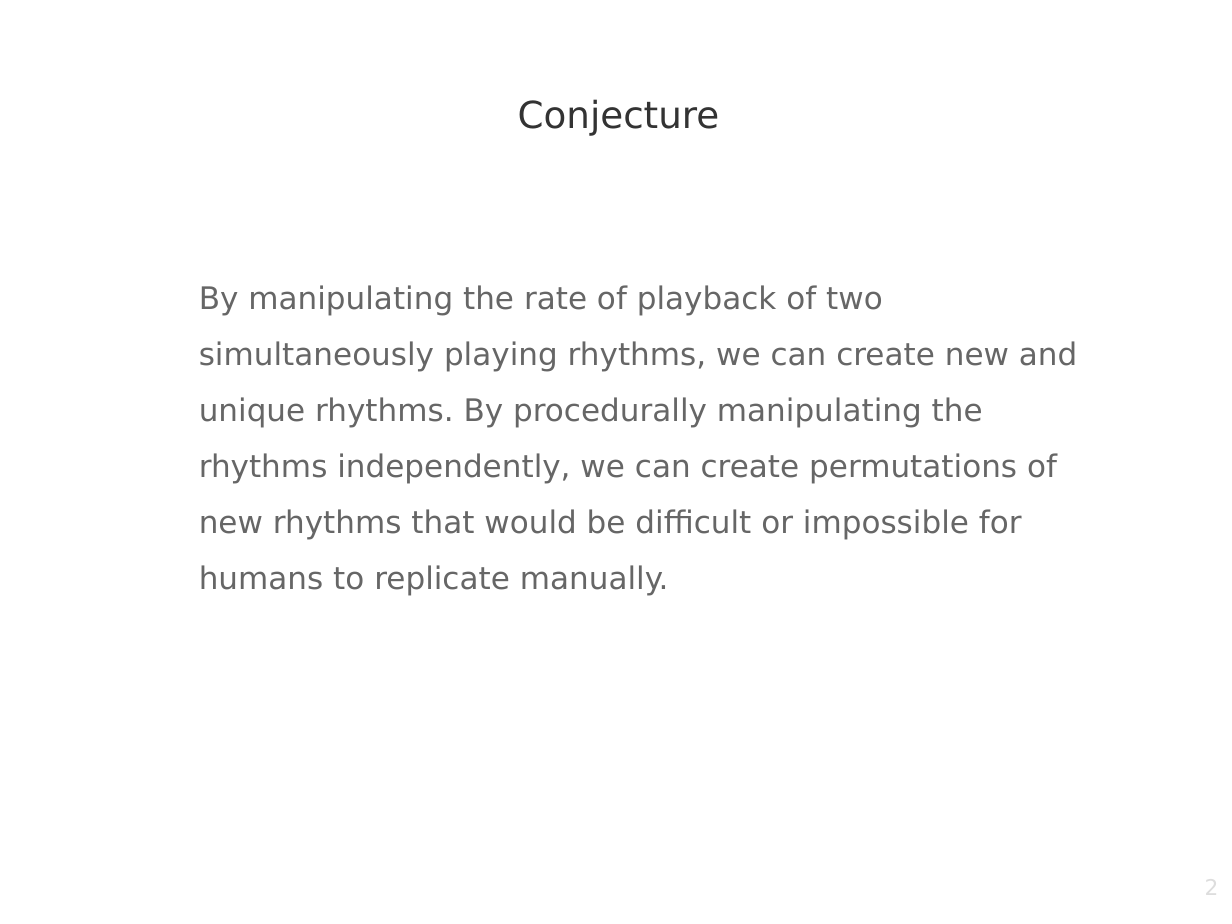
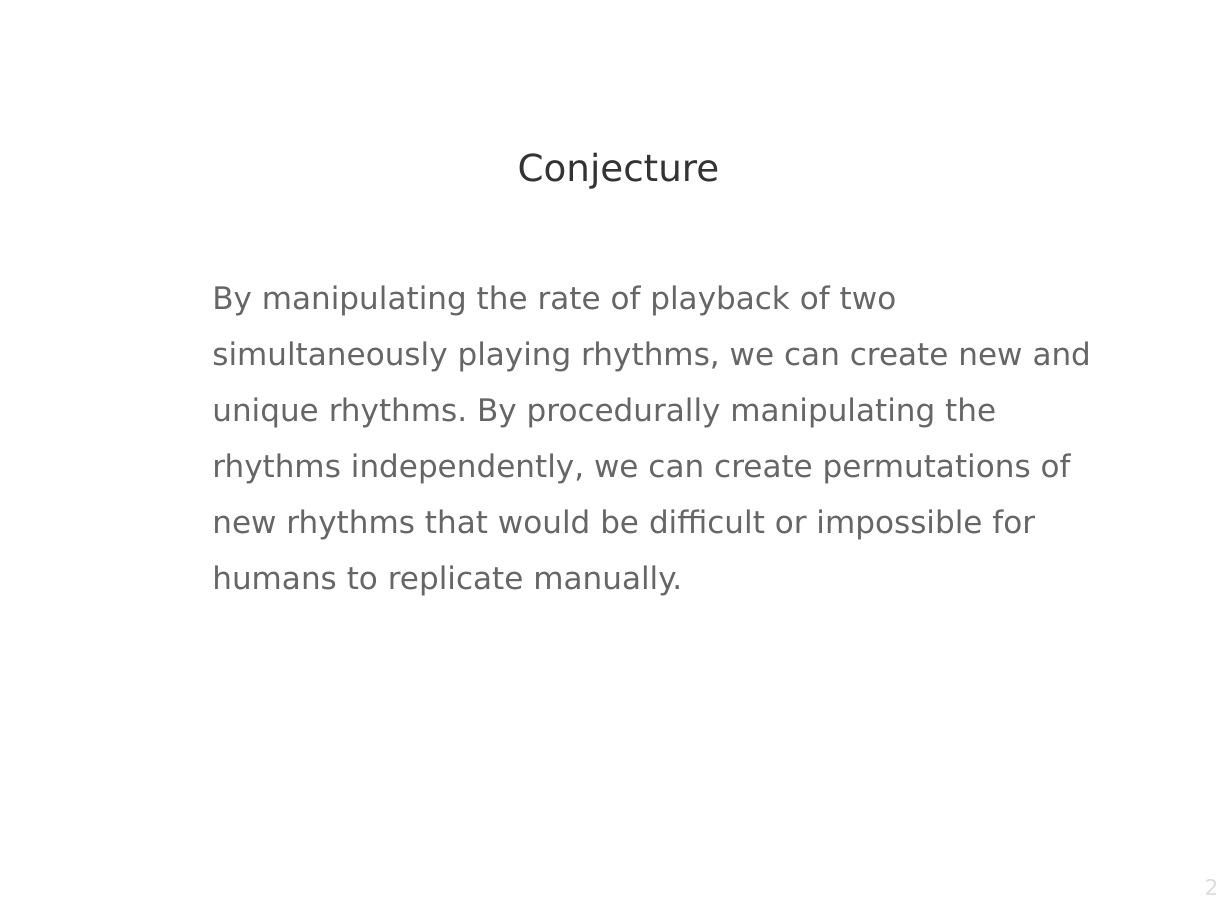
Before and after one commit to russellstrauss/phasing, a slide deck: slide 2 of presentation.odp. Drawn at 1232x924 pixels with LibreOffice and Linux fonts; fonts in the diff are those of the drawing; background and template pictures are left out. Boxes give left, top, right and bottom in pixels: in the first picture for what was removed or moved away, otherwise in the second. Text is boxed around its words. In the diff, an @@ line names an element or a change of style, - is before the commit and + after.

```diff
--- a/presentation.odp
+++ b/presentation.odp
@@ title "Conjecture": place and size @@
-title "Conjecture" at [518, 99, 720, 136]
+title "Conjecture" at [518, 152, 720, 189]
@@ text "By manipulating the rate of ...": place and size @@
-text "By manipulating the rate of ..." at [199, 285, 1077, 595]
+text "By manipulating the rate of ..." at [212, 285, 1091, 595]
```
Also in this commit, not shown: 1 other slide changed, 2 slides removed, 1 other file.
